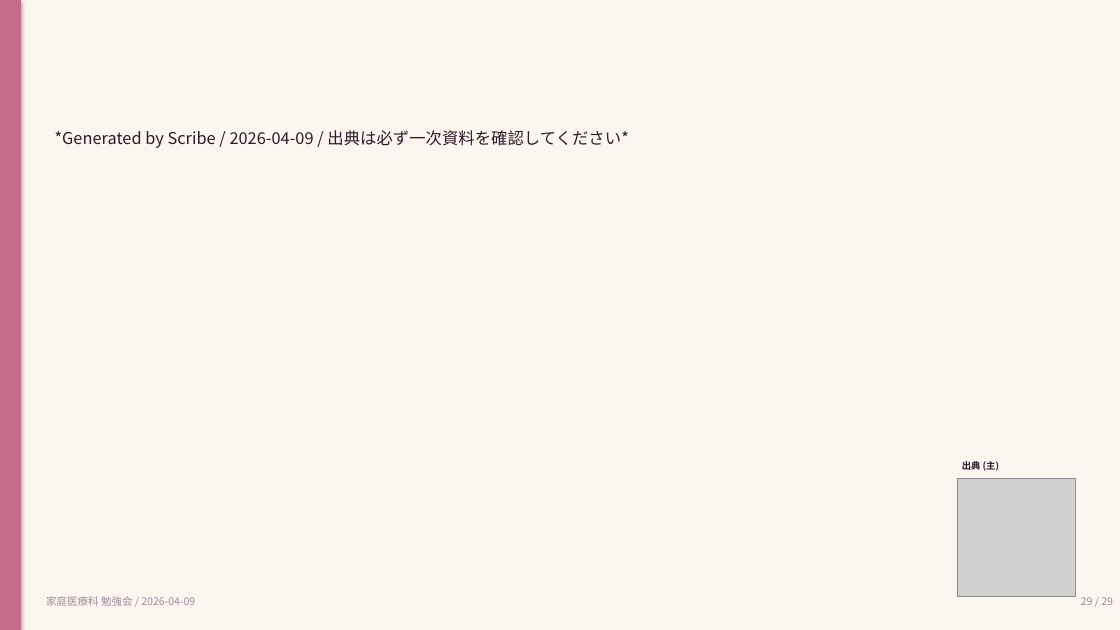
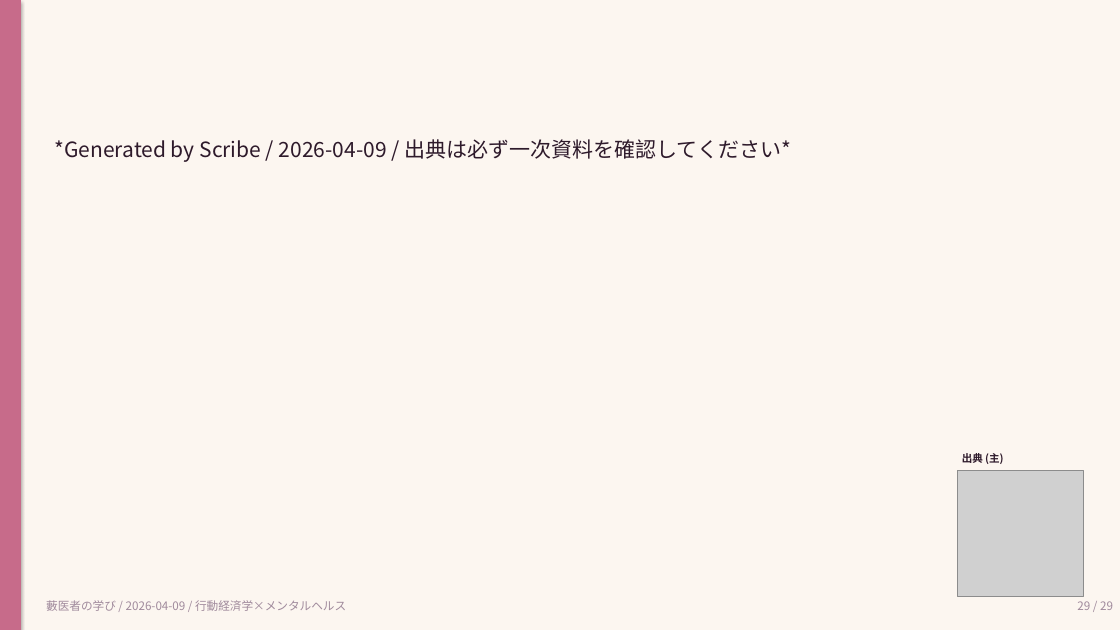
Before and after one commit to Tama831/ai-agent-team-materials, a slide deck: slide 29 of output/education/2026-04-09_behavioral-economics-mental-health-residents/behavioral-economics-mental-health-residents_slides_residents.pptx. Drawn at 1120x630 pixels with LibreOffice and Linux fonts; fonts in the diff are those of the drawing; grey boxes stand for pictures. Boxes give left, top, right and bottom in pixels: in the first picture for what was removed or moved away, otherwise in the second. Text is boxed around its words. In the diff, an @@ line names an element or a change of style, - is before the commit and + after.

```diff
--- a/output/education/2026-04-09_behavioral-economics-mental-health-residents/behavioral-economics-mental-health-residents_slides_residents.pptx
+++ b/output/education/2026-04-09_behavioral-economics-mental-health-residents/behavioral-economics-mental-health-residents_slides_residents.pptx
@@ text "*Generated by Scribe / 2026-04-09 ...": place and size @@
-text "*Generated by Scribe / 2026-04-09 ..." at <box>55,130,629,148</box>
+text "*Generated by Scribe / 2026-04-09 ..." at <box>55,139,791,162</box>
@@ text "*Generated by Scribe / 2026-04-09 ..." at <box>55,139,791,162</box>: size 14 to 18 pt @@
@@ picture: place and size @@
-picture at <box>958,479,1075,597</box>
+picture at <box>958,471,1084,597</box>
@@ text "出典 (主)": place and size @@
-text "出典 (主)" at <box>962,461,999,471</box>
+text "出典 (主)" at <box>962,451,1003,465</box>
@@ text "出典 (主)" at <box>962,451,1003,465</box>: size 8 to 9 pt @@
@@ text removed at <box>46,596,195,606</box> @@
-家庭医療科 勉強会 / 2026-04-09
@@ text "29 / 29" at <box>1077,601,1113,610</box>: size 9 to 10 pt @@
@@ text added at <box>46,600,346,611</box>, 10 pt, text #A08A9C @@
+藪医者の学び / 2026-04-09 / 行動経済学×メンタルヘルス
```
Also in this commit, not shown: 28 other slides changed, 7 other files.
